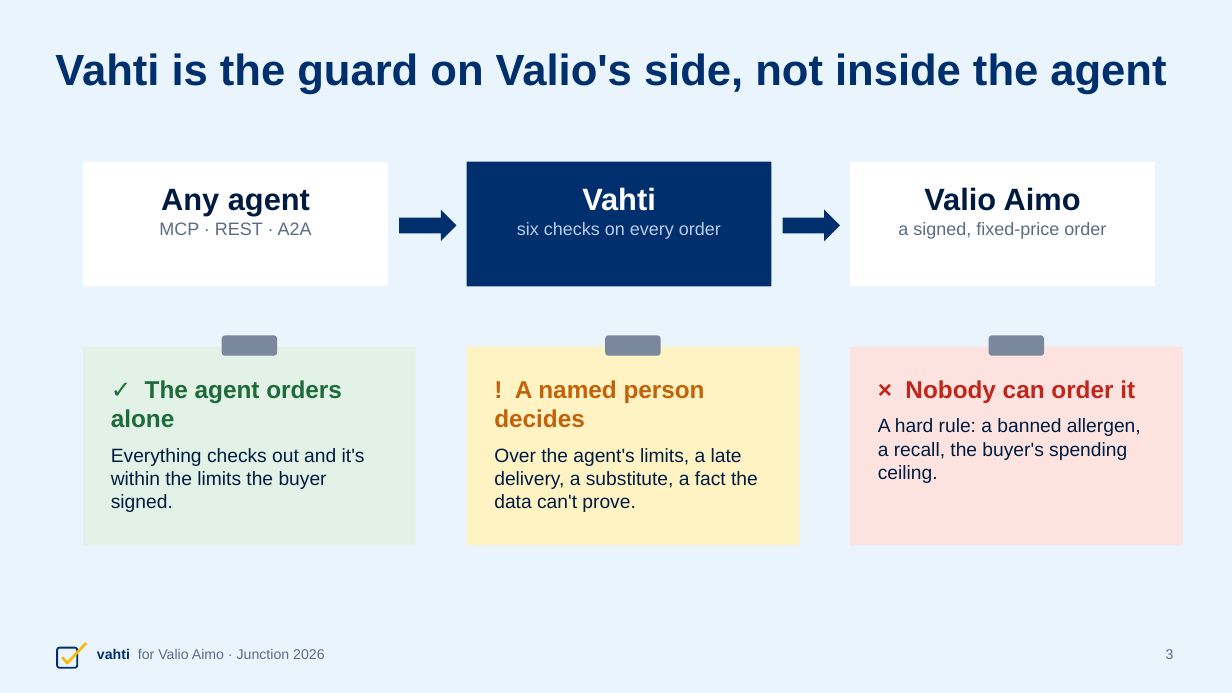
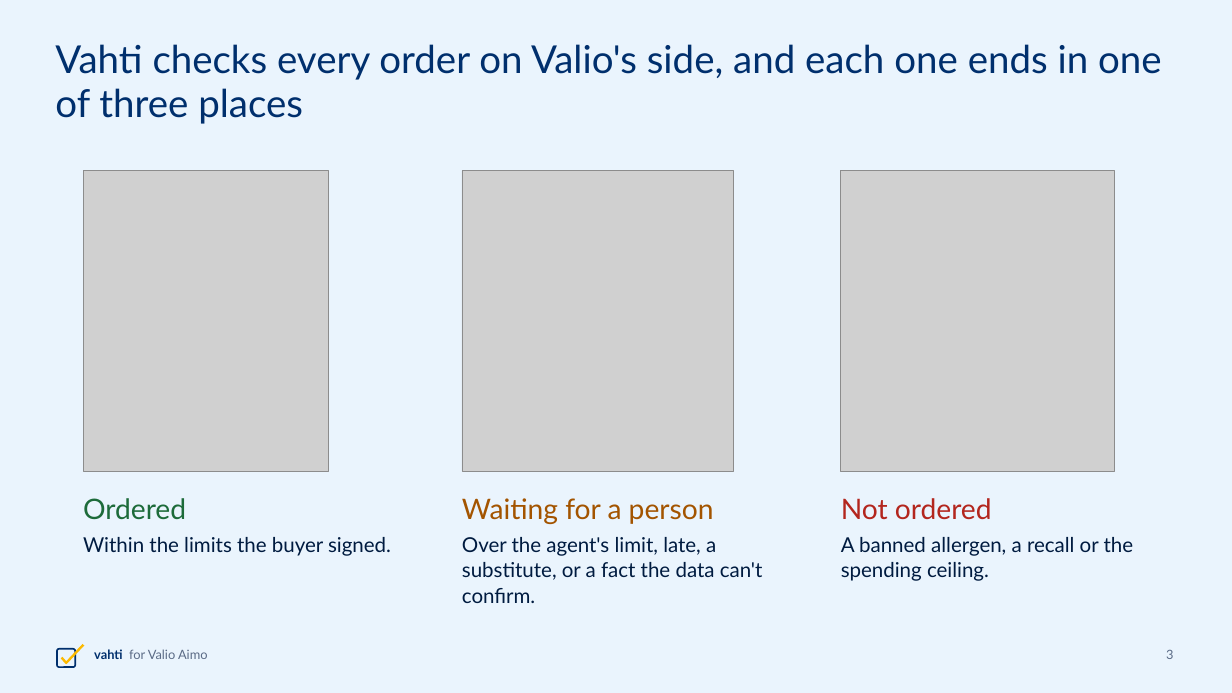
Before and after one commit to Asmoww/junction-valio, a slide deck: slide 3 of docs/presentation/vahti-pitch.pptx. Drawn at 1232x693 pixels with LibreOffice and Linux fonts; fonts in the diff are those of the drawing; grey boxes stand for pictures. Boxes give left, top, right and bottom in pixels: in the first picture for what was removed or moved away, otherwise in the second. Text is boxed around its words. In the diff, an @@ line names an element or a change of style, - is before the commit and + after.

```diff
--- a/docs/presentation/vahti-pitch.pptx
+++ b/docs/presentation/vahti-pitch.pptx
@@ text at box(55, 44, 1162, 124): text changed; size 34 to 30 pt; font Arial to Lato; bold off @@
-Vahti is the guard on Valio's side, not inside the agent
+Vahti checks every order on Valio's side, and each one ends in one of three places
@@ rectangle removed at box(83, 162, 388, 287) @@
@@ picture added at box(83, 171, 329, 471) @@
@@ picture added at box(462, 171, 734, 471) @@
@@ rectangle removed at box(467, 162, 772, 287) @@
@@ picture added at box(841, 171, 1115, 471) @@
@@ rectangle removed at box(850, 162, 1155, 287) @@
@@ text removed at box(159, 188, 312, 235) @@
-Any agent
-MCP · REST · A2A
@@ text removed at box(517, 187, 721, 239) @@
-Vahti
-six checks on every order
@@ text removed at box(898, 187, 1106, 239) @@
-Valio Aimo
-a signed, fixed-price order
@@ right arrow removed at box(399, 210, 457, 241) @@
@@ right arrow removed at box(783, 210, 840, 241) @@
@@ rectangle removed at box(83, 347, 416, 545) @@
@@ rounded rectangle removed at box(222, 335, 277, 356) @@
@@ rectangle removed at box(467, 347, 799, 545) @@
@@ rounded rectangle removed at box(605, 335, 661, 356) @@
@@ rectangle removed at box(850, 347, 1183, 545) @@
@@ rounded rectangle removed at box(989, 335, 1044, 356) @@
@@ text at box(83, 498, 391, 556): text changed; size 15 to 16 pt; font Arial to Lato @@
-✓ The agent orders alone
-Everything checks out and it's within the limits the buyer signed.
+Ordered
+Within the limits the buyer signed.
@@ text at box(462, 498, 763, 603): text changed; size 15 to 16 pt; font Arial to Lato @@
-! A named person decides
-Over the agent's limits, a late delivery, a substitute, a fact the data can't prove.
+Waiting for a person
+Over the agent's limit, late, a substitute, or a fact the data can't confirm.
@@ text at box(841, 498, 1134, 581): text changed; size 15 to 16 pt; font Arial to Lato @@
-× Nobody can order it
-A hard rule: a banned allergen, a recall, the buyer's spending ceiling.
+Not ordered
+A banned allergen, a recall or the spending ceiling.
@@ rounded rectangle at box(57, 649, 76, 667): outline #002F6D 1.43 pt to #002F6D 1.3 pt @@
@@ freeform shape at box(62, 645, 84, 664): outline #FCB900 1.98 pt to #FCB900 1.8 pt; outline redrawn @@
@@ text at box(94, 649, 208, 659): text changed; size 11 to 10 pt; font Arial to Lato @@
-vahti for Valio Aimo · Junction 2026
+vahti for Valio Aimo
```
Also in this commit, not shown: 6 other slides changed, 9 slides added, 5 slides removed, 24 other files.
